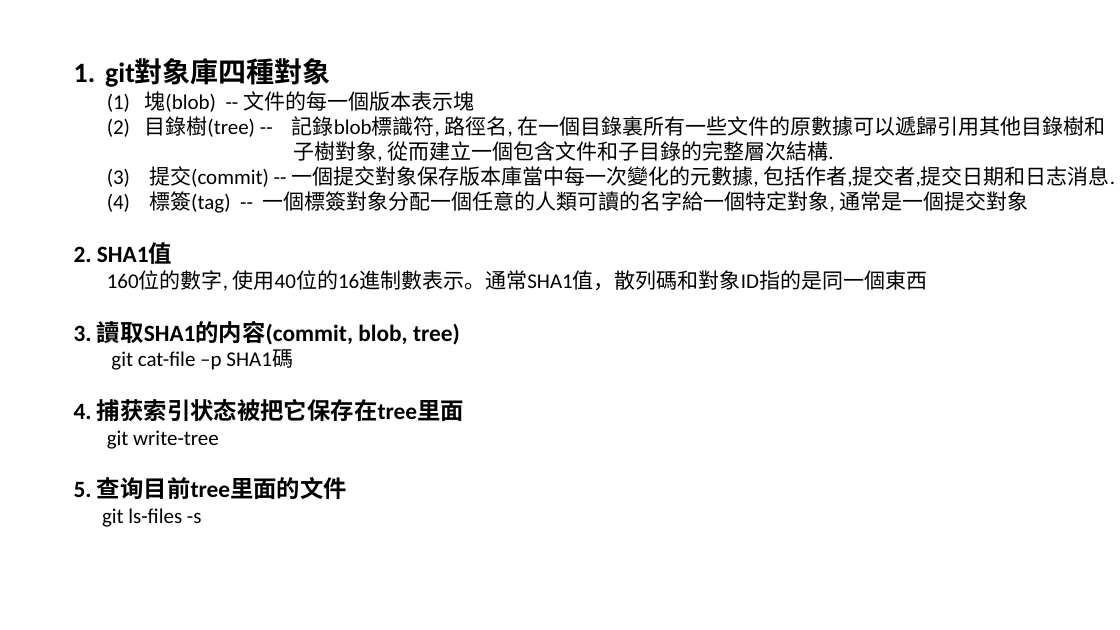
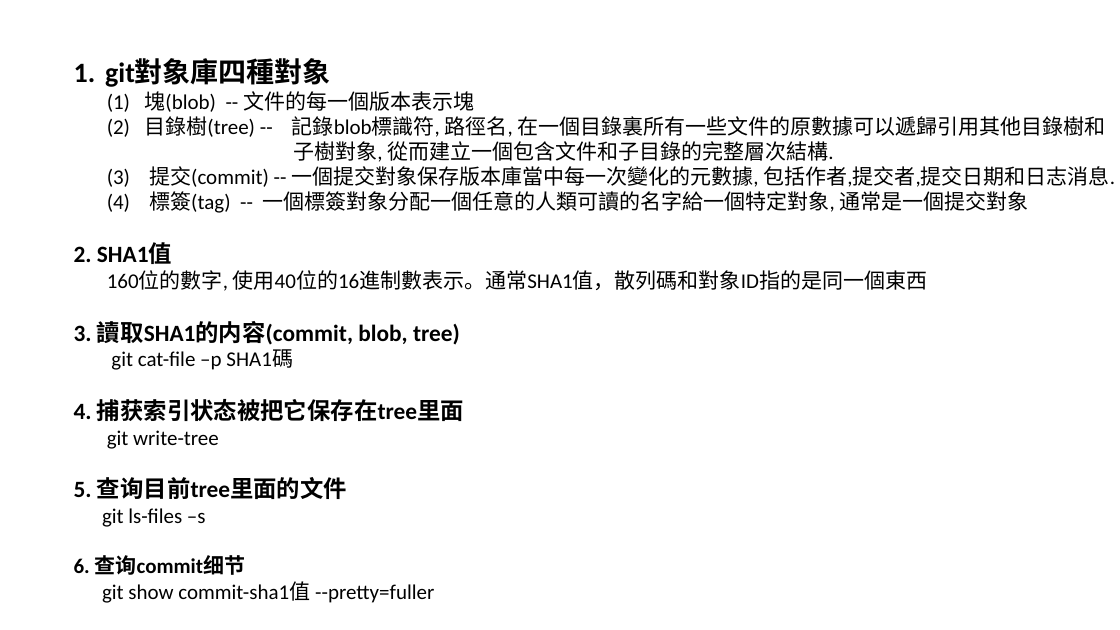
Before and after one commit to luchaojun/ChaojunStudy, a slide deck: slide 2 of GitStudy/.gitContentStudy.pptx. Drawn at 1120x630 pixels with LibreOffice and Linux fonts; fonts in the diff are those of the drawing. Boxes give left, top, right and bottom in pixels: in the first picture for what was removed or moved away, otherwise in the second. Text is boxed around its words. In the diff, an @@ line names an element or a change of style, - is before the commit and + after.

Commit message:
Study the git show --pretty=fuller command

```diff
--- a/GitStudy/.gitContentStudy.pptx
+++ b/GitStudy/.gitContentStudy.pptx
@@ text at (x1=74, y1=508, x2=434, y2=603): text changed @@
-git ls-files -s
+git ls-files –s
+6. 查询commit细节
+git show commit-sha1值 --pretty=fuller
```
